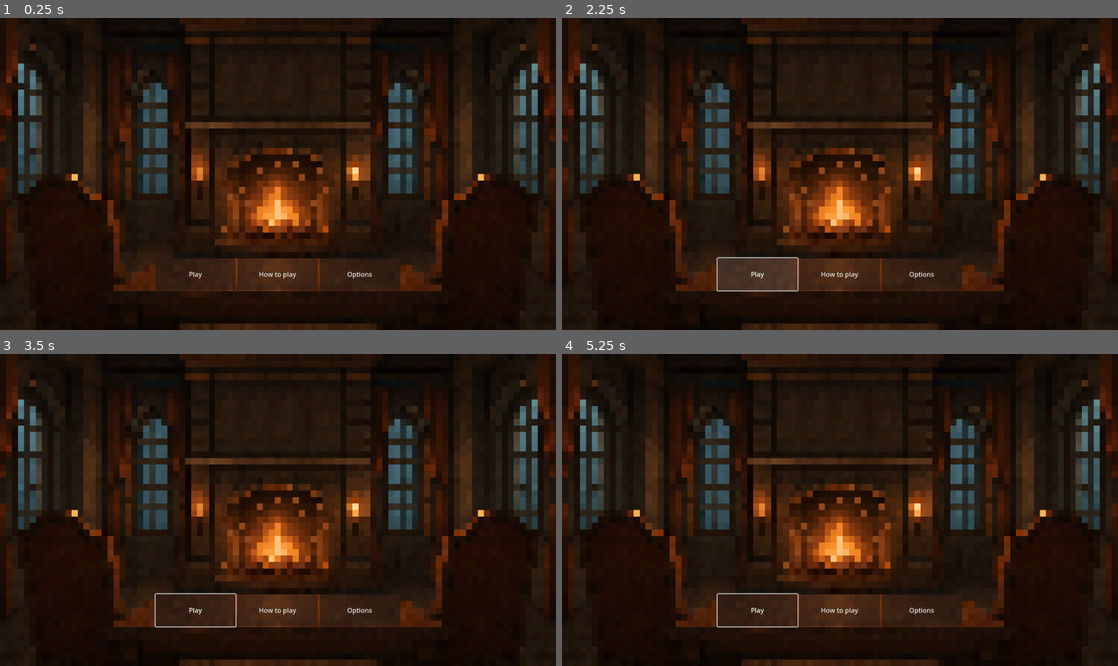
Above: before the commit, frames 1-4 (two rows, left to right).
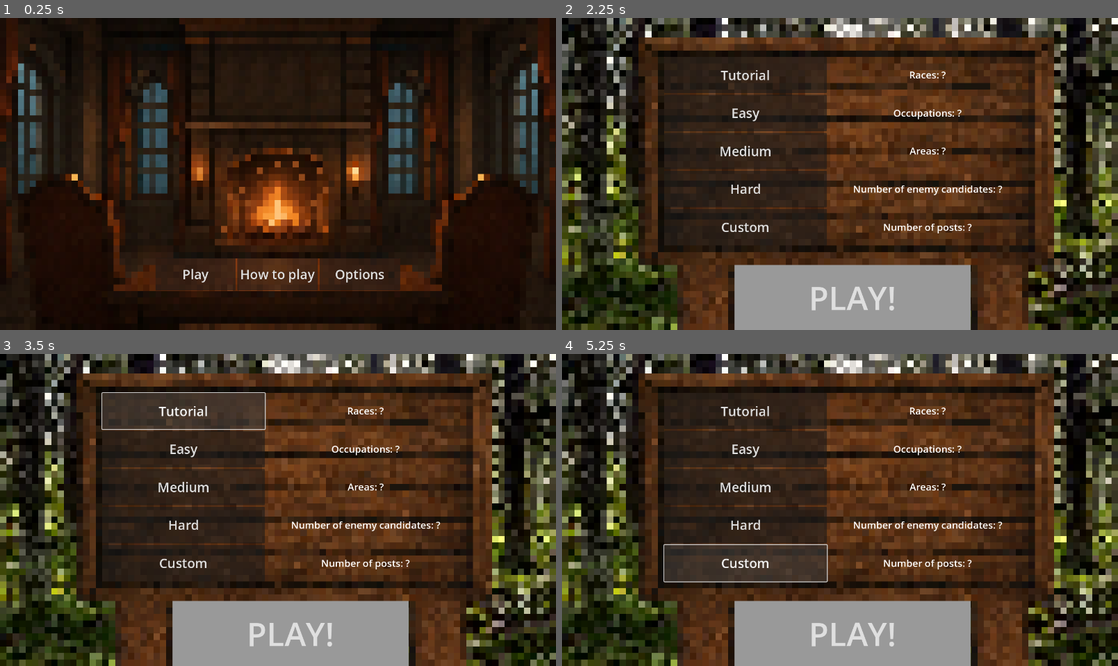
Above: after the commit, the same moments.

Repository: KonradKamilChwalowski/crowd-control-prot-1
Game: Godot game, scene res://Utilities/Population/population_manager.tscn
The game is run twice, just before and just after one commit, with the same random seed, the same clock (stepped at 60 frames per second) and the same inputs.
Inputs (mouse positions are in pixels of both pictures, inside the frame that each line leads up to):
- Up to frame 1 (0.25 s): no input
- Up to frame 2 (2.25 s): click "How to play" at 0.5 s; click "Options" at 1.25 s; click "Play" at 2 s
- Up to frame 3 (3.5 s): click (183, 410) at 2.75 s, where only the run after the commit has a clickable "Tutorial"
- Up to frame 4 (5.25 s): click (745, 488) at 3.5 s, where only the run after the commit has a clickable "Medium"; click (745, 525) at 4.25 s, where only the run after the commit has a clickable "Hard"; click (745, 563) at 5 s, where only the run after the commit has a clickable "Custom"

The runs differ from the first frame. In frame 1, 0.4% of the frame differs, in the area x 33-70%, y 80-85%; in frame 2, 66%; in frame 3, 69%, in the area x 0-100%, y 0-100%; in frame 4, 69%.

Commit message:
Add a lot

Diff:
--- /dev/null
+++ b/Stages/GamePresettingsStage/game_presettings_stage.gd
@@ -0,0 +1,35 @@
+extends Node2D
+
+@onready var play_button: Button = $"TextureRect/PlayButton"
+
+var difficulty: bool = false
+
+
+func _on_play_button_pressed() -> void:
+	if difficulty:
+		game_manager.load_stage("game_stage")
+	else:
+		var stylebox = StyleBoxFlat.new()
+		stylebox.bg_color = Color(1.0, 0.0, 0.0, 0.5)
+		play_button.add_theme_stylebox_override("normal", stylebox)
+		play_button.add_theme_stylebox_override("hover", stylebox)
+
+
+func _on_tutorial_button_pressed() -> void:
+	difficulty = true
+
+
+func _on_easy_button_pressed() -> void:
+	difficulty = true
+
+
+func _on_medium_button_pressed() -> void:
+	difficulty = true
+
+
+func _on_hard_button_pressed() -> void:
+	difficulty = true
+
+
+func _on_custom_button_pressed() -> void:
+	difficulty = true
--- a/Stages/GamePresettingsStage/game_presettings_stage.tscn
+++ b/Stages/GamePresettingsStage/game_presettings_stage.tscn
@@ -1,10 +1,125 @@
-[gd_scene load_steps=2 format=3 uid="uid://d1yts32yikwhe"]
+[gd_scene load_steps=4 format=3 uid="uid://d1yts32yikwhe"]
 
 [ext_resource type="Texture2D" uid="uid://caehbis511c5a" path="res://Stages/GamePresettingsStage/game_pressetings_stage_background.png" id="1_ou8ty"]
+[ext_resource type="Script" uid="uid://c5slywtthudl1" path="res://Stages/GamePresettingsStage/game_presettings_stage.gd" id="1_qhf8y"]
+
+[sub_resource type="StyleBoxFlat" id="StyleBoxFlat_qhf8y"]
 
 [node name="GamePresettingsStage" type="Node2D"]
+script = ExtResource("1_qhf8y")
 
 [node name="TextureRect" type="TextureRect" parent="."]
 offset_right = 40.0
 offset_bottom = 40.0
 texture = ExtResource("1_ou8ty")
+
+[node name="PlayButton" type="Button" parent="TextureRect"]
+layout_mode = 0
+offset_left = 424.0
+offset_top = 608.0
+offset_right = 1004.0
+offset_bottom = 768.0
+theme_override_font_sizes/font_size = 80
+theme_override_styles/normal = SubResource("StyleBoxFlat_qhf8y")
+text = "PLAY!"
+
+[node name="HBoxContainer" type="VBoxContainer" parent="TextureRect"]
+layout_mode = 0
+offset_left = 251.0
+offset_top = 96.0
+offset_right = 651.0
+offset_bottom = 560.0
+
+[node name="TutorialButton" type="Button" parent="TextureRect/HBoxContainer"]
+layout_mode = 2
+size_flags_horizontal = 3
+size_flags_vertical = 3
+theme_override_font_sizes/font_size = 32
+text = "Tutorial"
+
+[node name="EasyButton" type="Button" parent="TextureRect/HBoxContainer"]
+layout_mode = 2
+size_flags_horizontal = 3
+size_flags_vertical = 3
+theme_override_font_sizes/font_size = 32
+text = "Easy"
+
+[node name="MediumButton" type="Button" parent="TextureRect/HBoxContainer"]
+layout_mode = 2
+size_flags_horizontal = 3
+size_flags_vertical = 3
+theme_override_font_sizes/font_size = 32
+text = "Medium"
+
+[node name="HardButton" type="Button" parent="TextureRect/HBoxContainer"]
+layout_mode = 2
+size_flags_horizontal = 3
+size_flags_vertical = 3
+theme_override_font_sizes/font_size = 32
+text = "Hard"
+
+[node name="CustomButton" type="Button" parent="TextureRect/HBoxContainer"]
+layout_mode = 2
+size_flags_horizontal = 3
+size_flags_vertical = 3
+theme_override_font_sizes/font_size = 32
+text = "Custom"
+
+[node name="Container" type="VBoxContainer" parent="TextureRect"]
+layout_mode = 0
+offset_left = 651.0
+offset_top = 96.0
+offset_right = 1146.0
+offset_bottom = 560.0
+
+[node name="RacesLabel" type="Label" parent="TextureRect/Container"]
+layout_mode = 2
+size_flags_horizontal = 3
+size_flags_vertical = 3
+theme_override_font_sizes/font_size = 24
+text = "Races: ?"
+horizontal_alignment = 1
+vertical_alignment = 1
+
+[node name="WorkLabel" type="Label" parent="TextureRect/Container"]
+layout_mode = 2
+size_flags_horizontal = 3
+size_flags_vertical = 3
+theme_override_font_sizes/font_size = 24
+text = "Occupations: ?"
+horizontal_alignment = 1
+vertical_alignment = 1
+
+[node name="Area Label" type="Label" parent="TextureRect/Container"]
+layout_mode = 2
+size_flags_horizontal = 3
+size_flags_vertical = 3
+theme_override_font_sizes/font_size = 24
+text = "Areas: ?"
+horizontal_alignment = 1
+vertical_alignment = 1
+
+[node name="OtherCandidatesLabel" type="Label" parent="TextureRect/Container"]
+layout_mode = 2
+size_flags_horizontal = 3
+size_flags_vertical = 3
+theme_override_font_sizes/font_size = 24
+text = "Number of enemy candidates: ?"
+horizontal_alignment = 1
+vertical_alignment = 1
+
+[node name="PostsNumberLabel" type="Label" parent="TextureRect/Container"]
+layout_mode = 2
+size_flags_horizontal = 3
+size_flags_vertical = 3
+theme_override_font_sizes/font_size = 24
+text = "Number of posts: ?"
+horizontal_alignment = 1
+vertical_alignment = 1
+
+[connection signal="pressed" from="TextureRect/PlayButton" to="." method="_on_play_button_pressed"]
+[connection signal="pressed" from="TextureRect/HBoxContainer/TutorialButton" to="." method="_on_tutorial_button_pressed"]
+[connection signal="pressed" from="TextureRect/HBoxContainer/EasyButton" to="." method="_on_easy_button_pressed"]
+[connection signal="pressed" from="TextureRect/HBoxContainer/MediumButton" to="." method="_on_medium_button_pressed"]
+[connection signal="pressed" from="TextureRect/HBoxContainer/HardButton" to="." method="_on_hard_button_pressed"]
+[connection signal="pressed" from="TextureRect/HBoxContainer/CustomButton" to="." method="_on_custom_button_pressed"]
--- /dev/null
+++ b/Stages/MenuStage/menu_stage.gd
@@ -0,0 +1,15 @@
+extends Node2D
+
+
+func _on_start_button_pressed() -> void:
+	game_manager.load_stage("menu_presetting_stage")
+
+
+func _on_howtoplay_button_pressed() -> void:
+	pass # Replace with function body.
+	#game_manager.load_stage("menu_howtoplay_stage")
+
+
+func _on_options_button_pressed() -> void:
+	pass # Replace with function body.
+	#game_manager.load_stage("menu_options_stage")
--- a/Stages/MenuStage/menu_stage.tscn
+++ b/Stages/MenuStage/menu_stage.tscn
@@ -1,8 +1,10 @@
-[gd_scene load_steps=2 format=3 uid="uid://beudu1ik00448"]
+[gd_scene load_steps=3 format=3 uid="uid://beudu1ik00448"]
 
 [ext_resource type="Texture2D" uid="uid://ldjuiog1vsu4" path="res://Stages/MenuStage/menu_stage_background.png" id="1_e68d5"]
+[ext_resource type="Script" uid="uid://ccduo055bwroe" path="res://Stages/MenuStage/menu_stage.gd" id="1_s12ug"]
 
 [node name="MenuStage" type="Node2D"]
+script = ExtResource("1_s12ug")
 
 [node name="Background" type="TextureRect" parent="."]
 offset_right = 1366.0
@@ -22,14 +24,21 @@
 [node name="StartButton" type="Button" parent="Background/VBoxContainer"]
 layout_mode = 2
 size_flags_horizontal = 3
+theme_override_font_sizes/font_size = 32
 text = "Play"
 
 [node name="HowtoplayButton" type="Button" parent="Background/VBoxContainer"]
 layout_mode = 2
 size_flags_horizontal = 3
+theme_override_font_sizes/font_size = 32
 text = "How to play"
 
 [node name="OptionsButton" type="Button" parent="Background/VBoxContainer"]
 layout_mode = 2
 size_flags_horizontal = 3
+theme_override_font_sizes/font_size = 32
 text = "Options"
+
+[connection signal="pressed" from="Background/VBoxContainer/StartButton" to="." method="_on_start_button_pressed"]
+[connection signal="pressed" from="Background/VBoxContainer/HowtoplayButton" to="." method="_on_howtoplay_button_pressed"]
+[connection signal="pressed" from="Background/VBoxContainer/OptionsButton" to="." method="_on_options_button_pressed"]
--- a/Utilities/GameManager/game_manager.gd
+++ b/Utilities/GameManager/game_manager.gd
@@ -2,7 +2,8 @@
 
 var actual_stage: Node2D
 var menu_stage := load("res://Stages/MenuStage/menu_stage.tscn")
-#var game_stage := load("res://Stages/game_stage.tscn")
+var game_presetting_stage := load("res://Stages/GamePresettingsStage/game_presettings_stage.tscn")
+var game_stage := load("res://Stages/GameStage/game_stage.tscn")
 #var menu_howtoplay_stage := load("res://Stages/menu_howtoplay_stage.tscn")
 #var menu_options_stage := load("res://Stages/menu_options_stage.tscn")
 
@@ -20,9 +21,11 @@
 	if stage_name == "menu_stage":
 		actual_stage = menu_stage.instantiate()
 
-	#TODO
-	#if stage_name == "game_stage":
-	#	actual_stage = game_stage.instantiate()
+	if stage_name == "menu_presetting_stage":
+		actual_stage = game_presetting_stage.instantiate()
+
+	if stage_name == "game_stage":
+		actual_stage = game_stage.instantiate()
 
 	#TODO
 	#if stage_name == "menu_howtoplay_stage":
Not shown, added: Stages/GamePresettingsStage/game_presettings_stage.gd.uid
Binary file changed: Stages/GamePresettingsStage/game_pressetings_stage_background.png
Not shown, added: Stages/MenuStage/menu_stage.gd.uid
